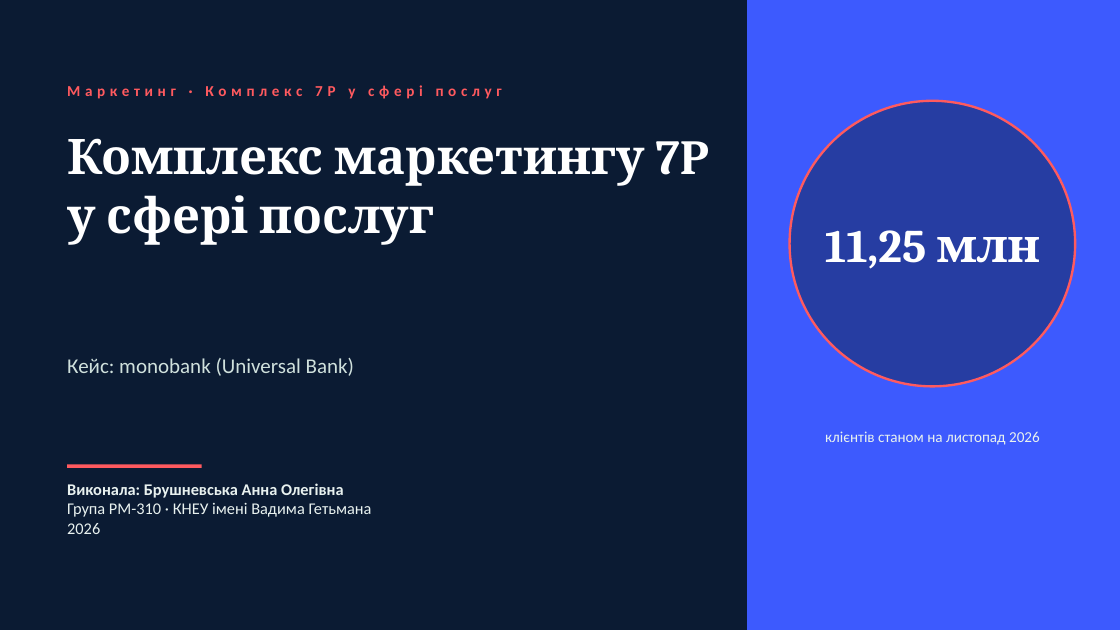
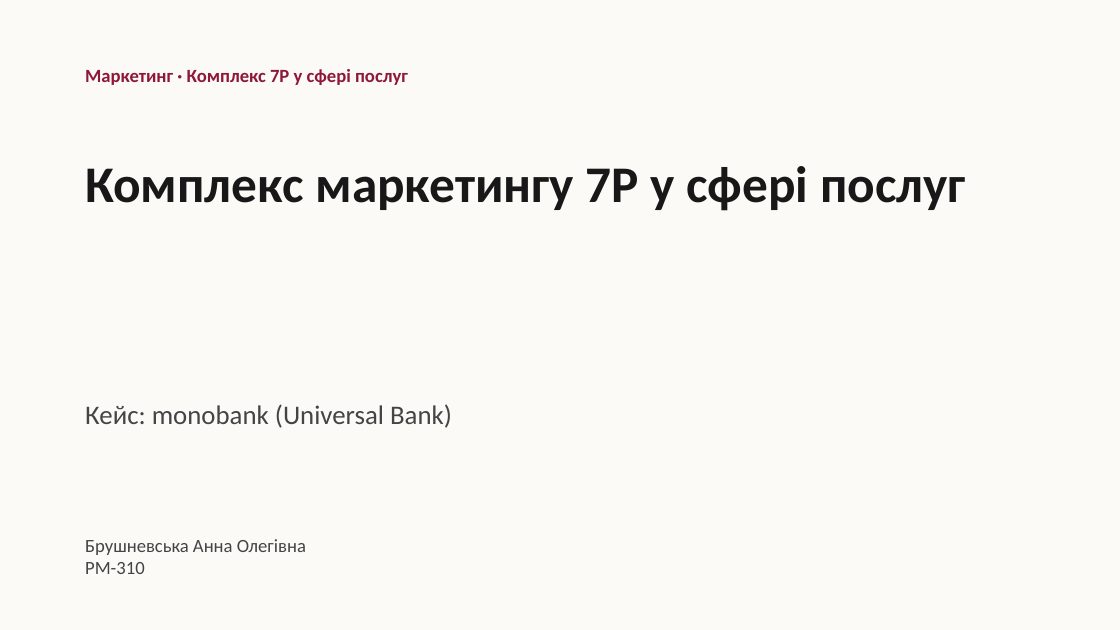
Before and after one commit to Storozh-007/anya-tasks, a slide deck: slide 1 of files/marketing/Брушневська_Анна_Маркетинг_7P_monobank.pptx. Drawn at 1120x630 pixels with LibreOffice and Linux fonts; fonts in the diff are those of the drawing. Boxes give left, top, right and bottom in pixels: in the first picture for what was removed or moved away, otherwise in the second. Text is boxed around its words. In the diff, an @@ line names an element or a change of style, - is before the commit and + after.

```diff
--- a/files/marketing/Брушневська_Анна_Маркетинг_7P_monobank.pptx
+++ b/files/marketing/Брушневська_Анна_Маркетинг_7P_monobank.pptx
@@ background #0B1B33 to #FBFAF7 @@
@@ rectangle removed at [748, 0, 1120, 630] @@
@@ text "Маркетинг · Комплекс 7P у ...": place and size @@
-text "Маркетинг · Комплекс 7P у ..." at [67, 85, 502, 99]
+text "Маркетинг · Комплекс 7P у ..." at [85, 69, 408, 85]
@@ text "Маркетинг · Комплекс 7P у ..." at [85, 69, 408, 85]: size 13 to 16 pt, text colour #FF5A5F to #8F1838, letter spacing 4 to 0 pt; vertical alignment middle to top @@
@@ ellipse removed at [790, 101, 1075, 386] @@
@@ text "Комплекс маркетингу 7P у сфері ...": place and size @@
-text "Комплекс маркетингу 7P у сфері ..." at [67, 138, 709, 245]
+text "Комплекс маркетингу 7P у сфері ..." at [85, 166, 966, 211]
@@ text "Комплекс маркетингу 7P у сфері ..." at [85, 166, 966, 211]: size 42 to 44 pt, font Cambria to Calibri, text colour #FFFFFF to #181818 @@
@@ text removed at [825, 230, 1040, 269] @@
-11,25 млн
@@ text "Кейс: monobank (Universal Bank)": place and size @@
-text "Кейс: monobank (Universal Bank)" at [67, 358, 354, 376]
+text "Кейс: monobank (Universal Bank)" at [85, 404, 452, 428]
@@ text "Кейс: monobank (Universal Bank)" at [85, 404, 452, 428]: size 18 to 23 pt, text colour #CFE0DC to #444444 @@
@@ text removed at [825, 431, 1040, 445] @@
-клієнтів станом на листопад 2026
@@ line removed from (67, 466) to (202, 466) @@
@@ text at [85, 539, 306, 574]: text changed; size 14 to 16 pt; text colour #E8F1EF to #444444 @@
-Виконала: Брушневська Анна Олегівна
-Група РМ-310 · КНЕУ імені Вадима Гетьмана
-2026
+Брушневська Анна Олегівна
+РМ-310
```
Also in this commit, not shown: 15 other slides changed, 7 slides removed, 47 other files.
